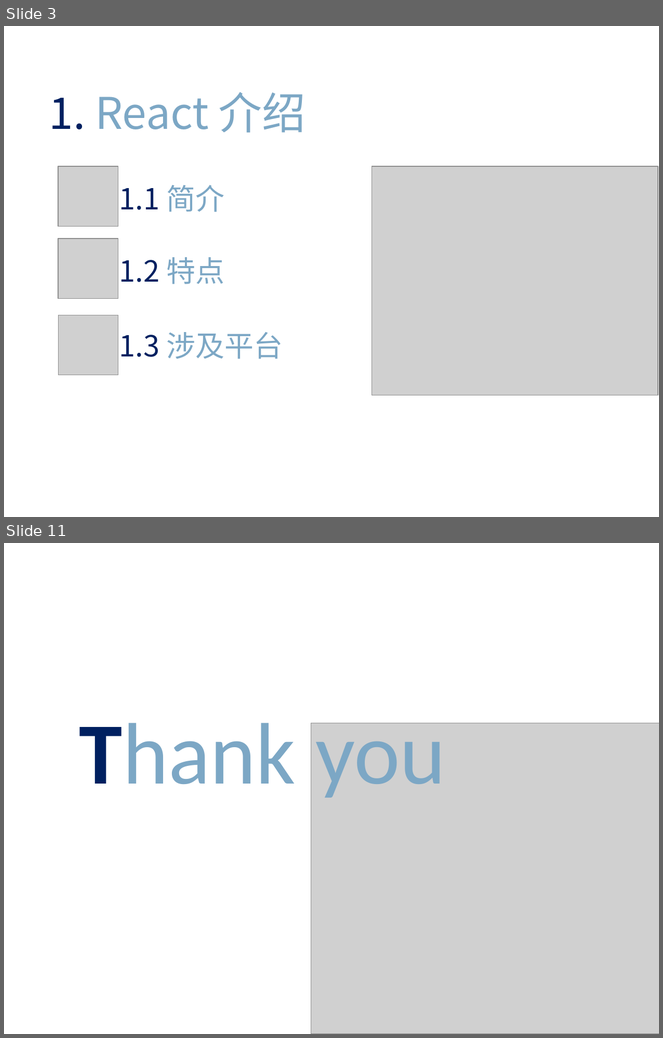
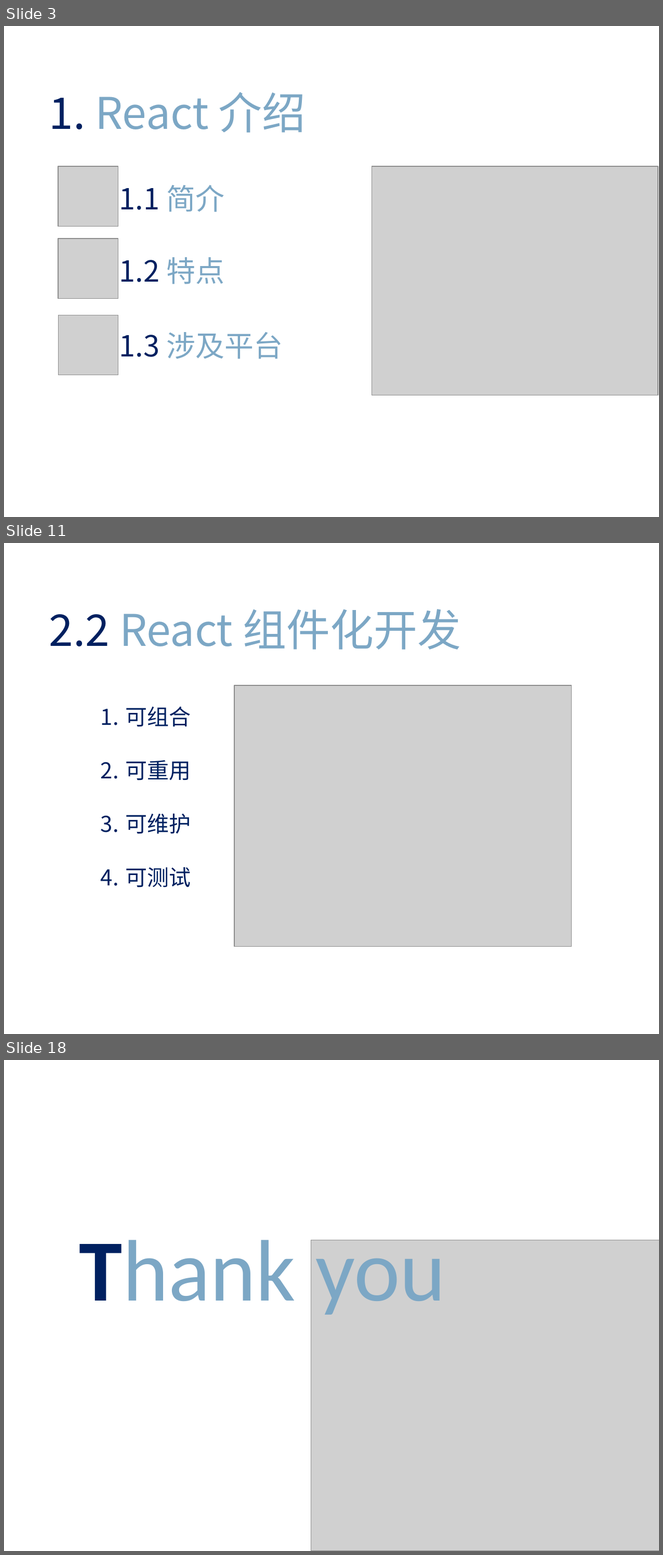
Before and after one commit to m544498510/may-web-app, a slide deck: new_doc/react share.pptx. Shown one above the other, each under a label of ours: slides 3 and 11 before the commit, slides 3, 11 and 18 after it; the slides between them are not shown. The pictures are 663x1038 and 663x1555 pixels, drawn with LibreOffice and Linux fonts; fonts in the diff are those of the drawing; grey boxes stand for pictures. Boxes give left, top, right and bottom in pixels: in the first picture for what was removed or moved away, otherwise in the second. Text is boxed around its words. In the diff, an @@ line names an element or a change of style, - is before the commit and + after.

```diff
--- a/new_doc/react share.pptx
+++ b/new_doc/react share.pptx
@@ slide 11 added at (4, 543, 659, 1034), background #FFFFFF @@
@@ text added at (49, 609, 461, 650), 48 pt, text #7CA7C5 @@
+2.2 React 组件化开发
@@ picture added at (235, 686, 572, 947) @@
@@ text added at (125, 707, 191, 888), 24 pt, text #002060 @@
+1. 可组合
+2. 可重用
+3. 可维护
+4. 可测试
@@ what was slide 11 is now slide 18 @@
```
Also in this commit, not shown: 7 slides changed, 6 other slides added, 1 other file.
